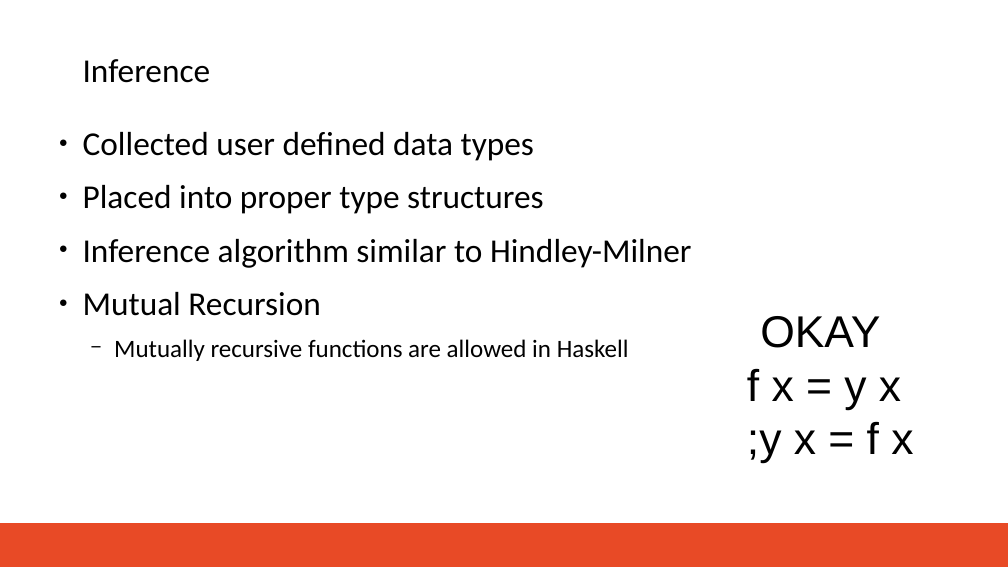
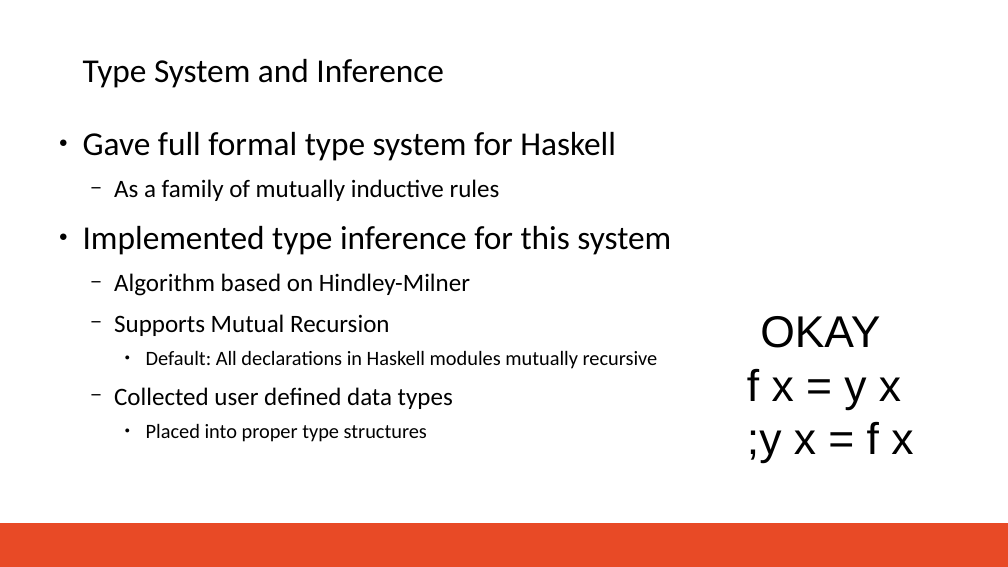
Before and after one commit to brrmorre/SeniorThesis, a slide deck: slide 6 of presentation/presentation.odp. Drawn at 1008x567 pixels with LibreOffice and Linux fonts; fonts in the diff are those of the drawing; background and template pictures are left out. Boxes give left, top, right and bottom in pixels: in the first picture for what was removed or moved away, otherwise in the second. Text is boxed around its words. In the diff, an @@ line names an element or a change of style, - is before the commit and + after.

```diff
--- a/presentation/presentation.odp
+++ b/presentation/presentation.odp
@@ text at [83,59,444,88]: text changed @@
-Inference
+Type System and Inference
@@ text at [83,132,671,369]: paragraphs added @@
+● Gave full formal type system for Haskell
+  − As a family of mutually inductive rules
+● Implemented type inference for this system
+  − Algorithm based on Hindley-Milner
+  − Supports Mutual Recursion
+    ● Default: All declarations in Haskell modules mutually recursive
@@ text at [83,239,691,361]: paragraphs removed @@
-● Inference algorithm similar to Hindley-Milner
-● Mutual Recursion
-  − Mutually recursive functions are allowed in Haskell
@@ text at [114,387,453,442]: size 36 to 27 pt in "Collected user defined data types"; size 36 to 22 pt in "Placed into proper type structures"; bullet ● to −; list level 1 to 2 in "Collected user defined data types"; list level 1 to 3 in "Placed into proper type structures" @@
```
Also in this commit, not shown: 3 other slides changed, 3 other files.
